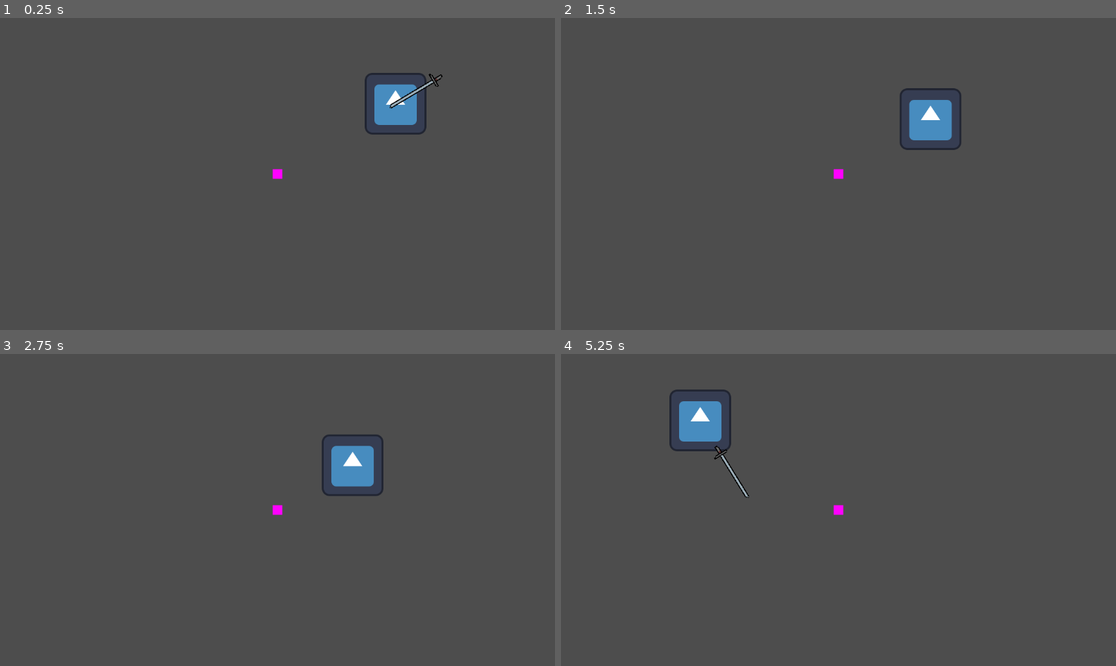
Above: before the commit, frames 1-4 (two rows, left to right).
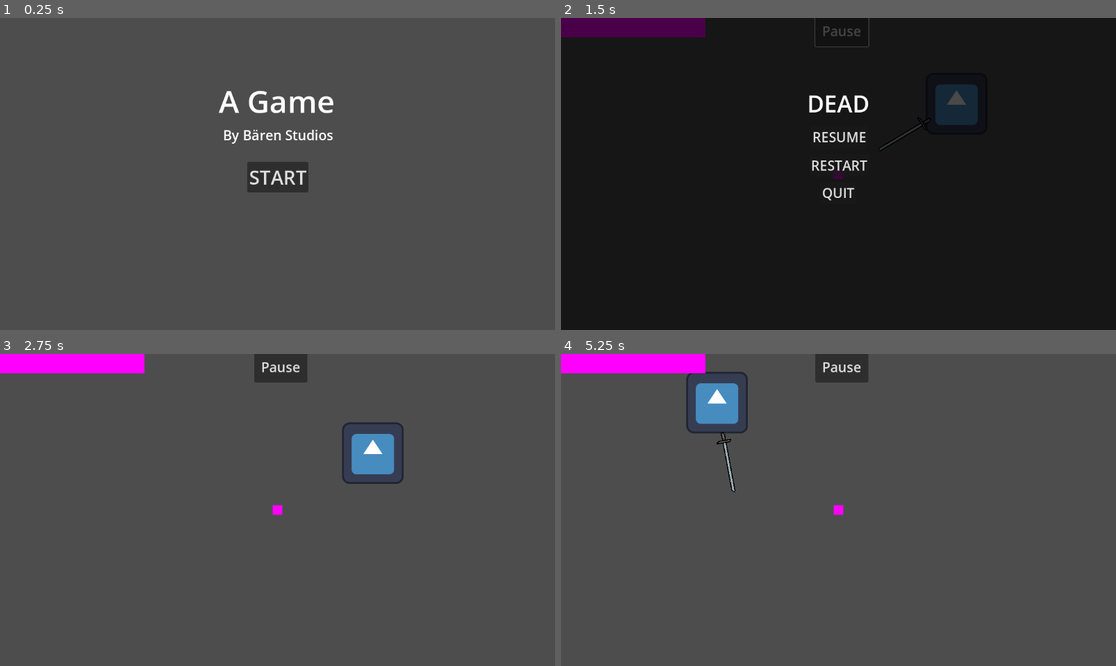
Above: after the commit, the same moments.

Repository: xjarlie/unics-game-jam-2024
Game: Godot game, scene res://StartMenu.tscn
The game is run twice, just before and just after one commit, with the same random seed, the same clock (stepped at 60 frames per second) and the same inputs. Before the commit the project starts from res://main.tscn. The engine's default icon, where the game draws it, is replaced by a stand-in: a white triangle on a blue panel in a dark square.
Inputs (mouse positions are in pixels of both pictures, inside the frame that each line leads up to):
- Up to frame 1 (0.25 s): no input
- Up to frame 2 (1.5 s): click (838, 177) at 0.5 s, where only the run after the commit has a clickable "START"; click (844, 30) at 1.25 s, where only the run after the commit has a clickable "Pause"
- Up to frame 3 (2.75 s): click (277, 472) at 2 s, where only the run after the commit has a clickable "RESUME"
- Up to frame 4 (5.25 s): hold Right (ui_right) 2.78-3.53 s; hold Down (ui_down) 3.53-4.28 s; hold Right (ui_right) 4.28-5.03 s; hold Up (ui_up) from 5.03 s (still down)

The runs differ from the first frame. In frame 1, 3.3% of the frame differs, in the area x 39-80%, y 17-56%; in frame 2, 100%, in the area x 0-100%, y 0-100%; in frame 3, 4.2%; in frame 4, 4.5%.

Commit message:
Add start menu, pause menu and player health bar

Diff:
--- /dev/null
+++ b/MenuButtonTheme.tres
@@ -0,0 +1,4 @@
+[gd_resource type="Theme" format=3 uid="uid://binjj8i7st8b5"]
+
+[resource]
+default_font_size = 28
--- /dev/null
+++ b/MenuLabelTheme.tres
@@ -0,0 +1,4 @@
+[gd_resource type="Theme" format=3 uid="uid://uv6byf20wbun"]
+
+[resource]
+default_font_size = 48
--- /dev/null
+++ b/StartMenu.tscn
@@ -0,0 +1,79 @@
+[gd_scene load_steps=6 format=3 uid="uid://dr4dofbh4ry05"]
+
+[ext_resource type="Script" path="res://start_menu.gd" id="1_r4cyu"]
+
+[sub_resource type="Theme" id="Theme_v0ca4"]
+default_font_size = 64
+
+[sub_resource type="Theme" id="Theme_35y53"]
+default_font_size = 28
+
+[sub_resource type="Theme" id="Theme_pyven"]
+default_font_size = 40
+
+[sub_resource type="Theme" id="Theme_3ihl0"]
+default_font_size = 24
+
+[node name="StartMenu" type="Node2D"]
+script = ExtResource("1_r4cyu")
+
+[node name="CanvasLayer" type="CanvasLayer" parent="."]
+
+[node name="TitleLabel" type="Label" parent="CanvasLayer"]
+anchors_preset = 8
+anchor_left = 0.5
+anchor_top = 0.5
+anchor_right = 0.5
+anchor_bottom = 0.5
+offset_left = -32.0
+offset_top = -164.0
+offset_right = 29.0
+offset_bottom = -141.0
+grow_horizontal = 2
+grow_vertical = 2
+theme = SubResource("Theme_v0ca4")
+text = "A Game"
+horizontal_alignment = 1
+vertical_alignment = 1
+
+[node name="CreditLabel" type="Label" parent="CanvasLayer"]
+anchors_preset = 8
+anchor_left = 0.5
+anchor_top = 0.5
+anchor_right = 0.5
+anchor_bottom = 0.5
+offset_left = -64.0
+offset_top = -92.0
+offset_right = 67.0
+offset_bottom = -69.0
+grow_horizontal = 2
+grow_vertical = 2
+theme = SubResource("Theme_35y53")
+text = "By Bären Studios"
+horizontal_alignment = 1
+vertical_alignment = 1
+
+[node name="StartButton" type="Button" parent="CanvasLayer"]
+anchors_preset = 8
+anchor_left = 0.5
+anchor_top = 0.5
+anchor_right = 0.5
+anchor_bottom = 0.5
+offset_left = -56.0
+offset_top = -20.0
+offset_right = 56.0
+offset_bottom = 33.0
+grow_horizontal = 2
+grow_vertical = 2
+theme = SubResource("Theme_pyven")
+text = "START"
+
+[node name="ProgressBar" type="ProgressBar" parent="CanvasLayer"]
+visible = false
+offset_left = 352.0
+offset_top = 304.0
+offset_right = 800.0
+offset_bottom = 352.0
+theme = SubResource("Theme_3ihl0")
+
+[connection signal="pressed" from="CanvasLayer/StartButton" to="." method="_on_start_button_pressed"]
--- /dev/null
+++ b/UI.tscn
@@ -0,0 +1,140 @@
+[gd_scene load_steps=5 format=3 uid="uid://di4xjaokdpgcy"]
+
+[ext_resource type="Script" path="res://ui.gd" id="1_kde8f"]
+[ext_resource type="Theme" uid="uid://binjj8i7st8b5" path="res://MenuButtonTheme.tres" id="2_je5xe"]
+[ext_resource type="Theme" uid="uid://uv6byf20wbun" path="res://MenuLabelTheme.tres" id="3_fcahx"]
+
+[sub_resource type="PlaceholderTexture2D" id="PlaceholderTexture2D_ty36u"]
+size = Vector2(300, 40)
+
+[node name="UI" type="CanvasLayer"]
+process_mode = 3
+script = ExtResource("1_kde8f")
+
+[node name="HealthBar" type="TextureProgressBar" parent="."]
+offset_right = 300.0
+offset_bottom = 40.0
+texture_progress = SubResource("PlaceholderTexture2D_ty36u")
+
+[node name="PauseButton" type="Button" parent="."]
+anchors_preset = 5
+anchor_left = 0.5
+anchor_right = 0.5
+offset_left = -48.0
+offset_top = -3.0
+offset_right = 62.0
+offset_bottom = 59.0
+grow_horizontal = 2
+theme = ExtResource("2_je5xe")
+text = "Pause"
+
+[node name="PauseMenu" type="CanvasLayer" parent="."]
+visible = false
+
+[node name="ColorRect" type="ColorRect" parent="PauseMenu"]
+offset_left = -75.0
+offset_top = -53.0
+offset_right = 1208.0
+offset_bottom = 723.0
+color = Color(0, 0, 0, 0.713726)
+
+[node name="ResumeButton" type="Button" parent="PauseMenu"]
+anchors_preset = -1
+anchor_left = 0.5
+anchor_top = 0.5
+anchor_right = 0.5
+anchor_bottom = 0.5
+offset_left = -58.0
+offset_top = -101.0
+offset_right = 61.0
+offset_bottom = -51.0
+theme = ExtResource("2_je5xe")
+text = "RESUME"
+
+[node name="RestartButton" type="Button" parent="PauseMenu"]
+anchors_preset = -1
+anchor_left = 0.5
+anchor_top = 0.473
+anchor_right = 0.5
+anchor_bottom = 0.473
+offset_left = -61.0
+offset_top = -23.504
+offset_right = 64.0
+offset_bottom = 23.496
+theme = ExtResource("2_je5xe")
+text = "RESTART"
+
+[node name="QuitButton" type="Button" parent="PauseMenu"]
+anchors_preset = 8
+anchor_left = 0.5
+anchor_top = 0.5
+anchor_right = 0.5
+anchor_bottom = 0.5
+offset_left = -34.0
+offset_top = 16.0
+offset_right = 33.0
+offset_bottom = 63.0
+grow_horizontal = 2
+grow_vertical = 2
+theme = ExtResource("2_je5xe")
+text = "QUIT
+"
+
+[node name="PausedLabel" type="Label" parent="PauseMenu"]
+anchors_preset = -1
+anchor_left = 0.5
+anchor_top = 0.5
+anchor_right = 0.5
+anchor_bottom = 0.5
+offset_left = -72.0
+offset_top = -180.0
+offset_right = 72.0
+offset_bottom = -113.0
+theme = ExtResource("3_fcahx")
+text = "DEAD"
+horizontal_alignment = 1
+vertical_alignment = 1
+
+[node name="DeathMenu" type="CanvasLayer" parent="."]
+visible = false
+
+[node name="ColorRect" type="ColorRect" parent="DeathMenu"]
+offset_left = -75.0
+offset_top = -53.0
+offset_right = 1208.0
+offset_bottom = 723.0
+color = Color(0, 0, 0, 0.713726)
+
+[node name="DeadLabel" type="Label" parent="DeathMenu"]
+anchors_preset = -1
+anchor_left = 0.5
+anchor_top = 0.5
+anchor_right = 0.5
+anchor_bottom = 0.5
+offset_left = -72.0
+offset_top = -180.0
+offset_right = 72.0
+offset_bottom = -113.0
+theme = ExtResource("3_fcahx")
+text = "DEAD"
+horizontal_alignment = 1
+vertical_alignment = 1
+
+[node name="RestartButton" type="Button" parent="DeathMenu"]
+anchors_preset = -1
+anchor_left = 0.5
+anchor_top = 0.473
+anchor_right = 0.5
+anchor_bottom = 0.473
+offset_left = -61.0
+offset_top = -18.504
+offset_right = 64.0
+offset_bottom = 28.496
+theme = ExtResource("2_je5xe")
+text = "RESTART"
+
+[connection signal="pressed" from="PauseButton" to="." method="_on_pause_button_pressed"]
+[connection signal="pressed" from="PauseMenu/ResumeButton" to="." method="_on_resume_button_pressed"]
+[connection signal="pressed" from="PauseMenu/RestartButton" to="." method="_on_restart_button_pressed"]
+[connection signal="pressed" from="PauseMenu/QuitButton" to="." method="_on_quit_button_pressed"]
+[connection signal="pressed" from="DeathMenu/RestartButton" to="." method="_on_restart_button_pressed"]
--- a/main.gd
+++ b/main.gd
@@ -8,12 +8,21 @@
 func beginGame() -> void:
 	print("hello world");
 	$Player.begin()
+	$UI.update_health($Player.health)
 
 
 # Called every frame. 'delta' is the elapsed time since the previous frame.
 func _process(delta: float) -> void:
+	$UI.update_health($Player.health)
+
+func pause():
 	pass
-
 
 func _on_player_death() -> void:
 	print("main: oh no player dead")
+	$UI.on_player_death()
+
+
+
+func _on_ui_pause() -> void:
+	pause()
--- a/main.tscn
+++ b/main.tscn
@@ -1,8 +1,9 @@
-[gd_scene load_steps=4 format=3 uid="uid://6mppwspy2rgd"]
+[gd_scene load_steps=5 format=3 uid="uid://6mppwspy2rgd"]
 
 [ext_resource type="Script" path="res://main.gd" id="1_q55qo"]
-[ext_resource type="PackedScene" uid="uid://3nfto6o0eb2t" path="res://player.tscn" id="3_ioyrw"]
-[ext_resource type="PackedScene" uid="uid://ccxyui6m2mcjo" path="res://priest-melee.tscn" id="3_p5y7f"]
+[ext_resource type="PackedScene" uid="uid://c3kpacfuqviie" path="res://player.tscn" id="3_ioyrw"]
+[ext_resource type="PackedScene" uid="uid://dy768pvao65go" path="res://priest-melee.tscn" id="3_p5y7f"]
+[ext_resource type="PackedScene" uid="uid://di4xjaokdpgcy" path="res://UI.tscn" id="4_j6env"]
 
 [node name="Main" type="Node2D"]
 script = ExtResource("1_q55qo")
@@ -12,4 +13,7 @@
 [node name="Node2D" parent="." instance=ExtResource("3_p5y7f")]
 position = Vector2(248, -148)
 
+[node name="UI" parent="." instance=ExtResource("4_j6env")]
+
 [connection signal="death" from="Player" to="." method="_on_player_death"]
+[connection signal="pause" from="UI" to="." method="_on_ui_pause"]
--- a/project.godot
+++ b/project.godot
@@ -11,7 +11,7 @@
 [application]
 
 config/name="UniCS Game Jam 2024"
-run/main_scene="res://main.tscn"
+run/main_scene="res://StartMenu.tscn"
 config/features=PackedStringArray("4.3", "Forward Plus")
 config/icon="res://icon.svg"
 
@@ -57,6 +57,12 @@
 , Object(InputEventKey,"resource_local_to_scene":false,"resource_name":"","device":-1,"window_id":0,"alt_pressed":false …(183 unchanged characters)…
 ]
 }
+pause={
+"deadzone": 0.5,
+"events": [Object(InputEventKey,"resource_local_to_scene":false,"resource_name":"","device":0,"window_id":0,"alt_pressed":false,"shift_pressed":false,"ctrl_pressed":false,"meta_pressed":false,"pressed":false,"keycode":0,"physical_keycode":4194305,"key_label":0,"unicode":0,"location":0,"echo":false,"script":null)
+, Object(InputEventJoypadButton,"resource_local_to_scene":false,"resource_name":"","device":-1,"button_index":4,"pressure":0.0,"pressed":false,"script":null)
+]
+}
 
 [rendering]
 
--- /dev/null
+++ b/start_menu.gd
@@ -0,0 +1,24 @@
+extends Node2D
+
+var fileToLoad = ""
+
+# Called when the node enters the scene tree for the first time.
+func _ready() -> void:
+	$CanvasLayer/ProgressBar.hide()
+
+# Called every frame. 'delta' is the elapsed time since the previous frame.
+func _process(delta):
+	if (fileToLoad != ""):
+		var progress = []
+		ResourceLoader.load_threaded_get_status(fileToLoad, progress)
+		$CanvasLayer/ProgressBar.value = progress[0] * 100
+		if (progress[0] == 1):
+			get_tree().change_scene_to_file(fileToLoad)
+
+
+
+func _on_start_button_pressed():
+	$CanvasLayer/StartButton.hide()
+	$CanvasLayer/ProgressBar.show()
+	fileToLoad = "res://main.tscn"
+	ResourceLoader.load_threaded_request(fileToLoad)
--- /dev/null
+++ b/ui.gd
@@ -0,0 +1,51 @@
+extends CanvasLayer
+
+signal pause
+signal unpause
+signal restart
+
+# Called when the node enters the scene tree for the first time.
+func _ready() -> void:
+	$PauseMenu.hide()
+	$DeathMenu.hide()
+
+func update_health(health: int):
+	$HealthBar.value = health
+
+# Called every frame. 'delta' is the elapsed time since the previous frame.
+func _process(delta: float) -> void:
+	if (Input.is_action_just_pressed("pause")):
+		handle_pause()
+
+func handle_pause():
+	print("pause")
+	get_tree().paused = true
+	$PauseMenu.show()
+	pause.emit()
+
+func handle_unpause():
+	print("unpause")
+	get_tree().paused = false
+	$PauseMenu.hide()
+	unpause.emit()
+
+func _on_pause_button_pressed() -> void:
+	handle_pause()
+
+func on_player_death():
+	get_tree().paused = true
+	$DeathMenu.show()
+
+func _on_resume_button_pressed() -> void:
+	print("nymmm")
+	handle_unpause()
+
+func _on_restart_button_pressed() -> void:
+	print("Restart?")
+	get_tree().paused = false
+	restart.emit()
+	get_tree().reload_current_scene()
+
+func _on_quit_button_pressed() -> void:
+	get_tree().paused = false
+	get_tree().change_scene_to_file("res://StartMenu.tscn")
Not shown: 1 places in player.tscn that only renumber resources
Not shown: 1 places in priest-melee.tscn that only renumber resources
